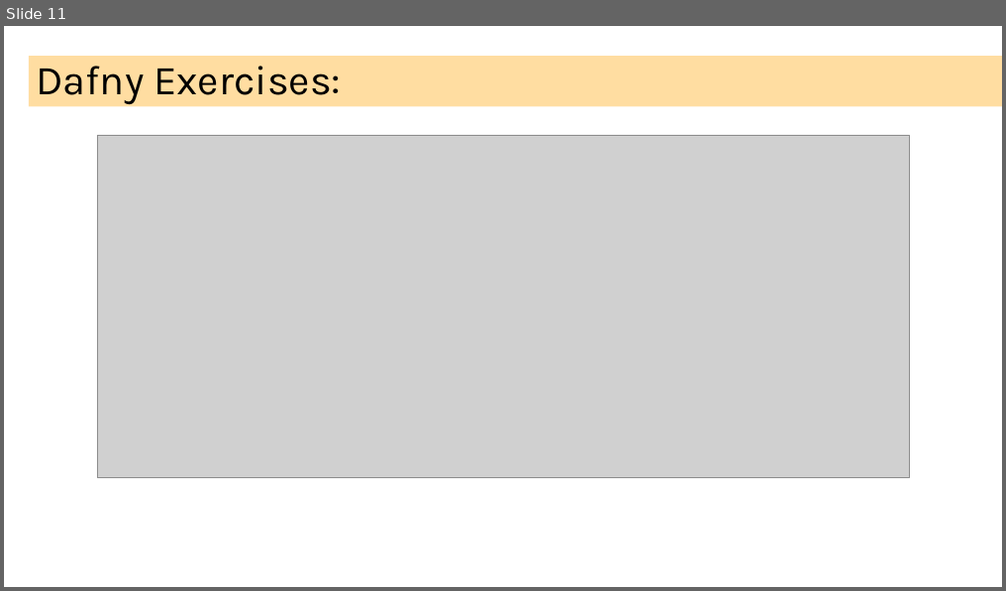
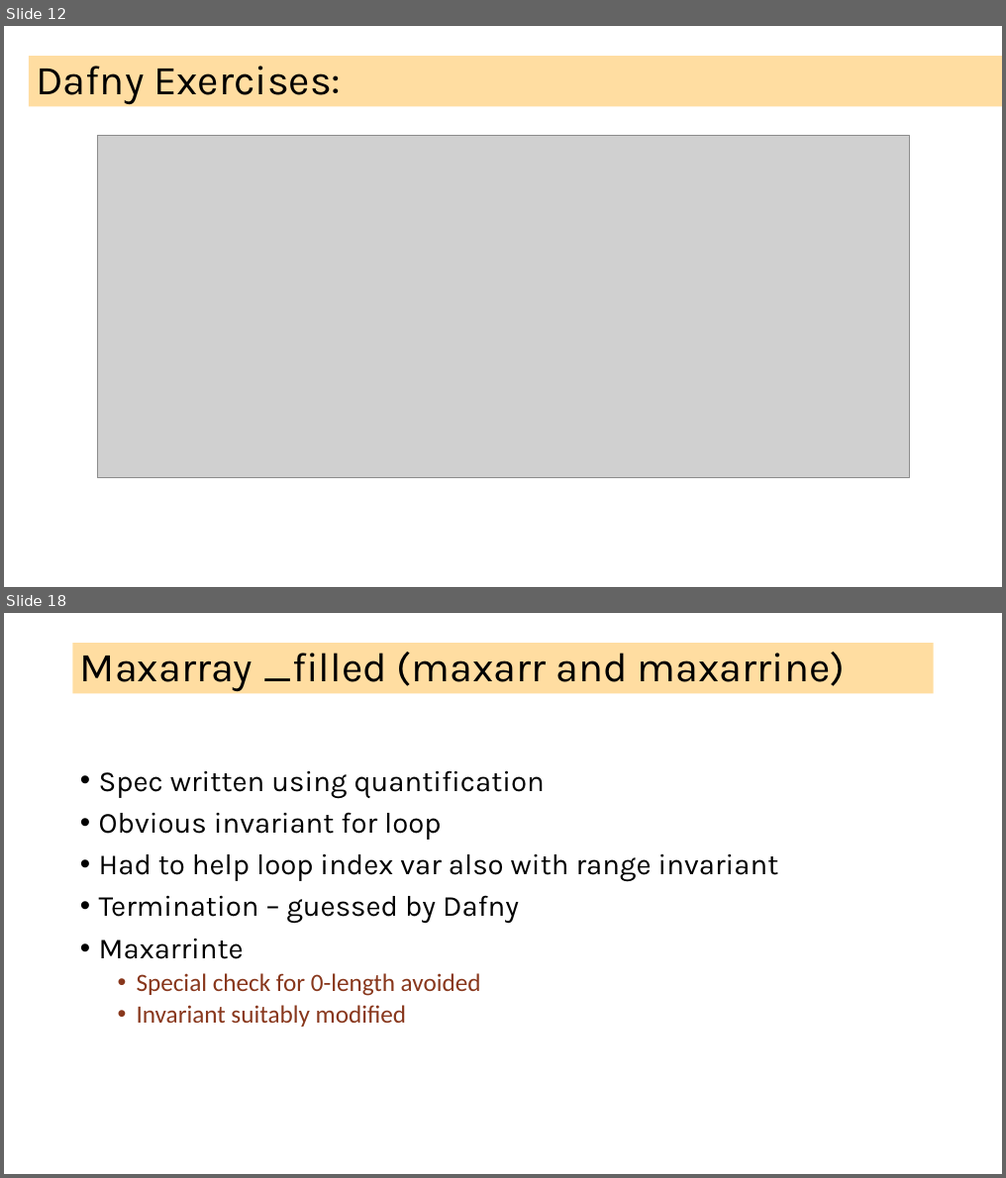
Before and after one commit to ganeshutah/cs6110s22, a slide deck: Lec17/Lec17.pptx. Shown one above the other, each under a label of ours: slide 11 before the commit, slides 12 and 18 after it; the slides between them are not shown. The pictures are 1006x591 and 1006x1178 pixels, drawn with LibreOffice and Linux fonts; fonts in the diff are those of the drawing; grey boxes stand for pictures. Boxes give left, top, right and bottom in pixels: in the first picture for what was removed or moved away, otherwise in the second. Text is boxed around its words. In the diff, an @@ line names an element or a change of style, - is before the commit and + after.

Commit message:
dafny

```diff
--- a/Lec17/Lec17.pptx
+++ b/Lec17/Lec17.pptx
@@ slide 18 added at [4, 613, 1002, 1174], background #FFFFFF @@
@@ title added at [73, 643, 934, 694], fill #FFBD47 at 51% opacity, 39.6 pt, text #000000 @@
+Maxarray _filled (maxarr and maxarrine)
@@ text added at [99, 770, 779, 1027], 28 pt, text #000000 @@
+• Spec written using quantification
+• Obvious invariant for loop
+• Had to help loop index var also with range invariant
+• Termination – guessed by Dafny
+• Maxarrinte
+  • Special check for 0-length avoided
+  • Invariant suitably modified
@@ what was slide 11 is now slide 12 @@
```
Also in this commit, not shown: 1 slide changed, 6 other slides added, 3 other files.
